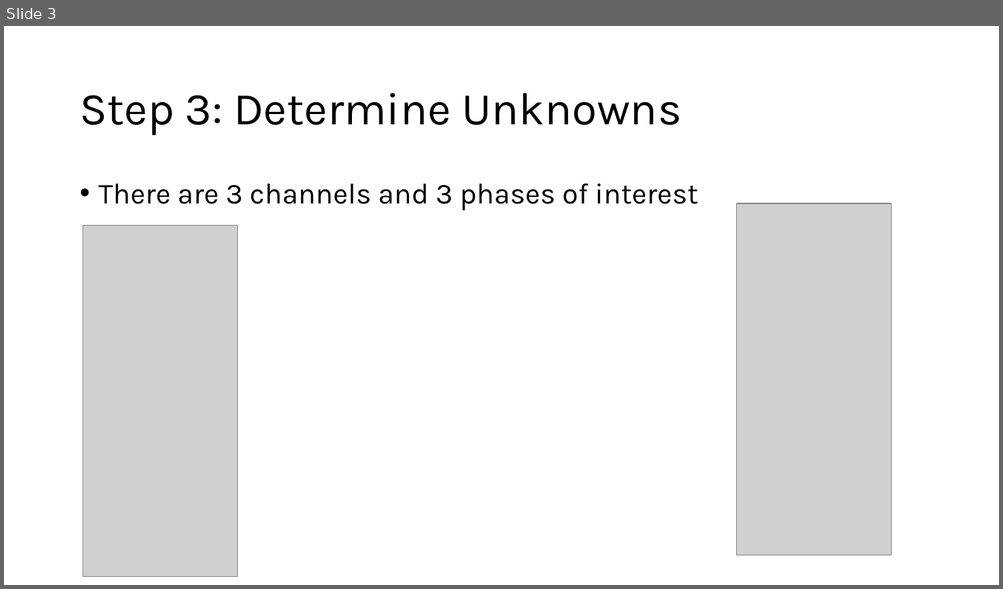
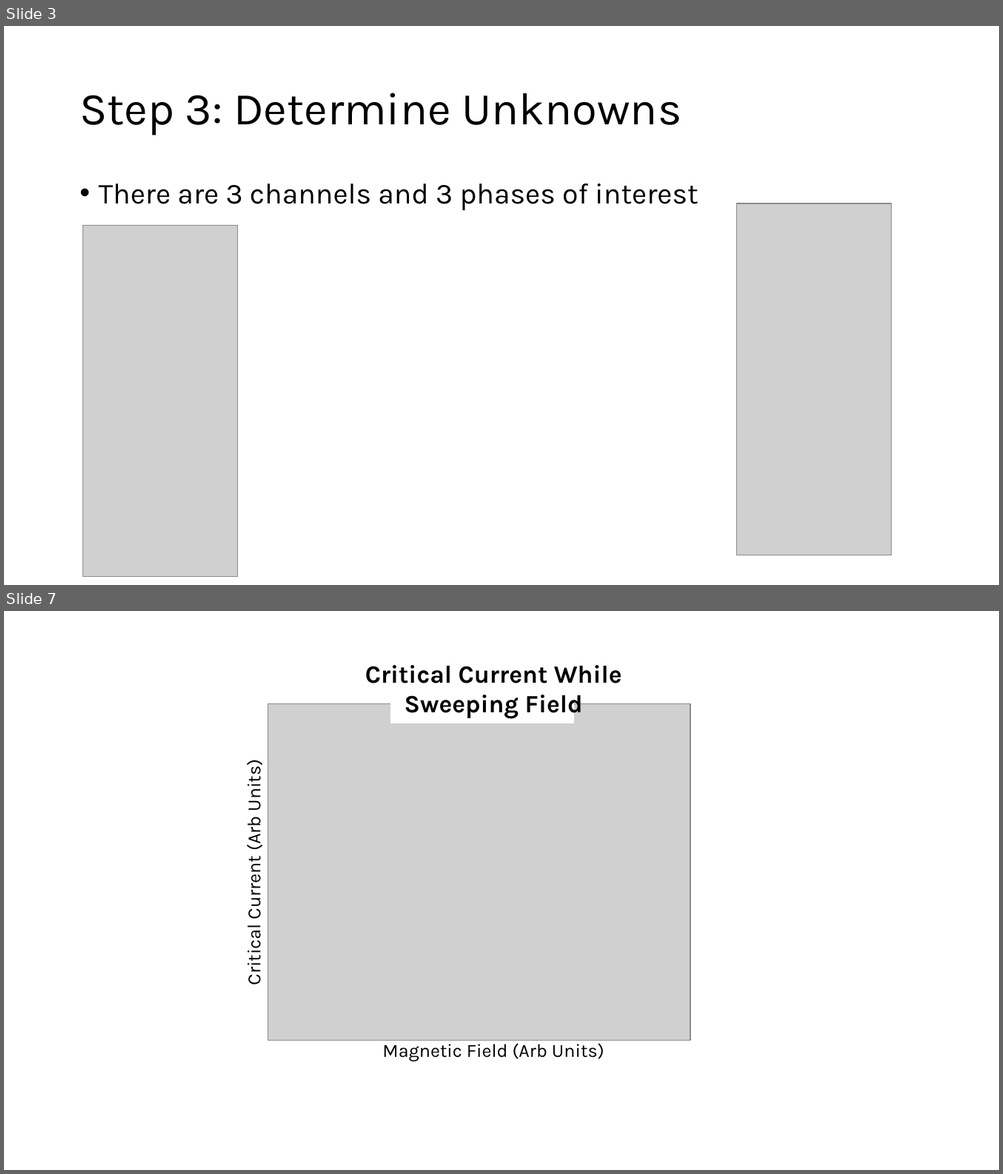
Before and after one commit to AidanJacobsen/CPR-Extraction, a slide deck: Explanation.pptx. Shown one above the other, each under a label of ours: slide 3 before the commit, slides 3 and 7 after it; the slides between them are not shown. The pictures are 1003x589 and 1003x1174 pixels, drawn with LibreOffice and Linux fonts; fonts in the diff are those of the drawing; grey boxes stand for pictures. Boxes give left, top, right and bottom in pixels: in the first picture for what was removed or moved away, otherwise in the second. Text is boxed around its words. In the diff, an @@ line names an element or a change of style, - is before the commit and + after.

```diff
--- a/Explanation.pptx
+++ b/Explanation.pptx
@@ slide 7 added at <box>4,611,999,1170</box>, background #FFFFFF @@
@@ text added at <box>365,665,622,719</box>, 24 pt, text #000000, bold @@
+Critical Current While Sweeping Field
@@ rectangle added at <box>391,664,573,722</box>, fill #FFFFFF, outline #FFFFFF 1.5 pt @@
@@ picture added at <box>268,704,691,1041</box> @@
@@ text added at <box>241,766,265,984</box>, 18 pt, text #000000 @@
+Critical Current (Arb Units)
@@ text added at <box>382,1044,604,1062</box>, 18 pt, text #000000 @@
+Magnetic Field (Arb Units)
```
Also in this commit, not shown: 1 slide changed, 6 other files.
